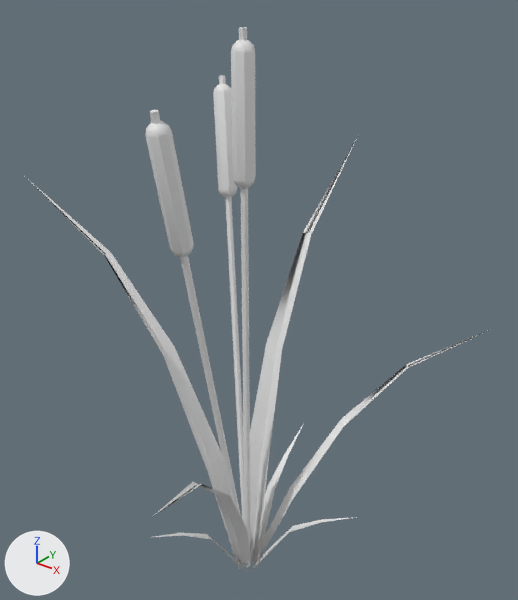
An edit to the FBX model Assets/Assets/Objects/corndog_thing.fbx, drawn before and after from the same camera.
The view is the same before and after, from a 50 mm camera at (0.473, -0.567, 0.766) aimed at (-0.012, 0.04, 0.39). The axes (+X, +Y, +Z) are drawn at lower left. The lights are the same throughout. Where no turn or scale is listed for an object, it has been applied to the vertices.

The older version as bpy lines, for what is in view:
```python
ob_capsule_1 = bpy.data.objects.new('Capsule_1', me_mesh_006)
ob_capsule_1.location = (-0.093, 0.082, 0.435)
ob_capsule_2 = bpy.data.objects.new('Capsule_2', me_mesh_009)
ob_capsule_2.location = (0.0, 0.0, 0.482)
ob_polygon = bpy.data.objects.new('Polygon', me_mesh_008)
ob_polygon.location = (0.0, 0.057, 0.327)
ob_polygon_1 = bpy.data.objects.new('Polygon_1', me_mesh_005)
ob_polygon_1.location = (-0.115, -0.018, 0.311)
ob_polygon_2 = bpy.data.objects.new('Polygon_2', me_mesh_004)
ob_polygon_2.location = (0.049, -0.104, 0.223)
ob_polygon_3 = bpy.data.objects.new('Polygon_3', me_mesh_003)
ob_polygon_3.location = (0.082, 0.096, 0.223)
ob_polygon_4 = bpy.data.objects.new('Polygon_4', me_mesh_002)
ob_polygon_4.location = (0.0, 0.017, 0.003)
ob_polygon_5 = bpy.data.objects.new('Polygon_5', me_mesh_001)
ob_polygon_5.location = (0.011, -0.001, 0.003)
ob_polygon_6 = bpy.data.objects.new('Polygon_6', me_mesh)
ob_polygon_6.location = (0.0, -0.011, 0.003)
# also in view: 'Capsule' at (0.0, -0.064, 0.32)
```
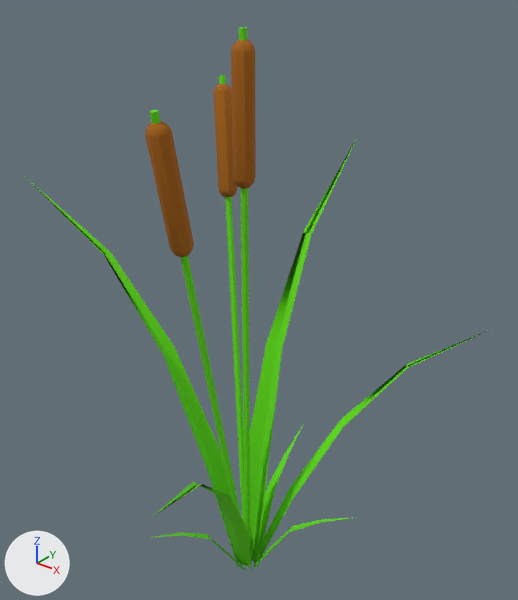
Pixel boxes [x1, y1, x2, y2] of what changed, in the pictures (518 x 600 px):
'Polygon', recoloured (white to green): [243, 136, 358, 567] in both
'Polygon_1', recoloured (white to green): [28, 179, 239, 569] in both
'Polygon_3', recoloured (white to green): [259, 330, 489, 558] in both
'Polygon_2', recoloured (white to green): [152, 482, 252, 566] in both
'Polygon_4', recoloured (white to green): [260, 423, 304, 546] in both
'Polygon_5', recoloured (white to green): [252, 517, 357, 570] in both
'Polygon_6', recoloured (white to green): [154, 533, 247, 571] in both
part 1 of me_mesh_009, recoloured (white to green): [239, 27, 251, 567] in both
part 2 of me_mesh_009, recoloured (white to brown): [231, 40, 256, 189] in both
part 3 of me_mesh_006, recoloured (white to green): [219, 75, 244, 522] in both
part 4 of me_mesh_006, recoloured (white to brown): [213, 84, 237, 197] in both
part 5 of me_mesh_007, recoloured (white to green): [150, 110, 250, 566] in both
part 6 of me_mesh_007, recoloured (white to brown): [145, 120, 194, 257] in both

Patch to the scene script:
```diff
--- a/Assets/Assets/Objects/corndog_thing.fbx.py
+++ b/Assets/Assets/Objects/corndog_thing.fbx.py
@@ mat_mat @@
+mat_mat = principled_material('Mat')
+mat_mat.base_color = (0.374, 0.118, 0.0)  # brown #a56000
+mat_mat.roughness = 0.9
@@ mat_mat_0 @@
+mat_mat_0 = principled_material('Mat_0')
+mat_mat_0.base_color = (0.114, 0.698, 0.0)  # green #5fda00
+mat_mat_0.roughness = 0.9
@@ me_mesh_004 @@
 me_mesh_004.from_pydata(...)  # 13 vertices, 8 faces; spans x -0.067..0.073, y -0.166..0.108, z -0.225..0.127
-me_mesh_004.materials.append(mat_physical)  # white #e7e7e7
+me_mesh_004.materials.append(mat_mat_0)  # green #5fda00
@@ me_mesh_009 @@
 me_mesh_009.from_pydata(...)  # 68 vertices, 80 faces; spans x -0.012..0.012, y -0.012..0.012, z -0.482..0.218
 # used by ob_capsule_2; location = (0.0, 0.0, 0.482)
+# me_mesh_009 part 1: all 24 faces that had it switch from mat_physical (white #e7e7e7) to mat_mat_0 (green #5fda00)
+# me_mesh_009 part 2: all 56 faces that had it switch from mat_physical_0 (white #e7e7e7) to mat_mat (brown #a56000)
@@ me_mesh_002 @@
 me_mesh_002.from_pydata(...)  # 13 vertices, 8 faces; spans x -0.008..0.008, y -0.003..0.111, z -0.005..0.166
-me_mesh_002.materials.append(mat_physical)  # white #e7e7e7
+me_mesh_002.materials.append(mat_mat_0)  # green #5fda00
@@ me_mesh_008 @@
 me_mesh_008.from_pydata(...)  # 13 vertices, 8 faces; spans x -0.019..0.019, y -0.053..0.172, z -0.326..0.231
-me_mesh_008.materials.append(mat_physical)  # white #e7e7e7
+me_mesh_008.materials.append(mat_mat_0)  # green #5fda00
@@ me_mesh_006 @@
 me_mesh_006.from_pydata(...)  # 68 vertices, 80 faces; spans x -0.049..0.096, y -0.087..0.045, z -0.432..0.195
 # used by ob_capsule_1; location = (-0.093, 0.082, 0.435)
+# me_mesh_006 part 3: all 24 faces that had it switch from mat_physical (white #e7e7e7) to mat_mat_0 (green #5fda00)
+# me_mesh_006 part 4: all 56 faces that had it switch from mat_physical_0 (white #e7e7e7) to mat_mat (brown #a56000)
@@ me_mesh_001 @@
 me_mesh_001.from_pydata(...)  # 13 vertices, 8 faces; spans x -0.0055..0.1363, y -0.0084..0.0365, z -0.0043..0.1422
-me_mesh_001.materials.append(mat_physical)  # white #e7e7e7
+me_mesh_001.materials.append(mat_mat_0)  # green #5fda00
@@ me_mesh_005 @@
 me_mesh_005.from_pydata(...)  # 13 vertices, 8 faces; spans x -0.207..0.11, y -0.036..0.034, z -0.313..0.198
-me_mesh_005.materials.append(mat_physical)  # white #e7e7e7
+me_mesh_005.materials.append(mat_mat_0)  # green #5fda00
@@ me_mesh_003 @@
 me_mesh_003.from_pydata(...)  # 13 vertices, 8 faces; spans x -0.085..0.129, y -0.098..0.127, z -0.225..0.127
-me_mesh_003.materials.append(mat_physical)  # white #e7e7e7
+me_mesh_003.materials.append(mat_mat_0)  # green #5fda00
@@ me_mesh_007 @@
 me_mesh_007.from_pydata(...)  # 68 vertices, 80 faces; spans x -0.012..0.012, y -0.046..0.089, z -0.441..0.199
 # used by ob_capsule; location = (0.0, -0.085, 0.441)
+# me_mesh_007 part 5: all 24 faces that had it switch from mat_physical (white #e7e7e7) to mat_mat_0 (green #5fda00)
+# me_mesh_007 part 6: all 56 faces that had it switch from mat_physical_0 (white #e7e7e7) to mat_mat (brown #a56000)
@@ me_mesh @@
 me_mesh.from_pydata(...)  # 13 vertices, 8 faces; spans x -0.0293..0.0083, y -0.138..0.0051, z -0.0043..0.1422
-me_mesh.materials.append(mat_physical)  # white #e7e7e7
+me_mesh.materials.append(mat_mat_0)  # green #5fda00
```
